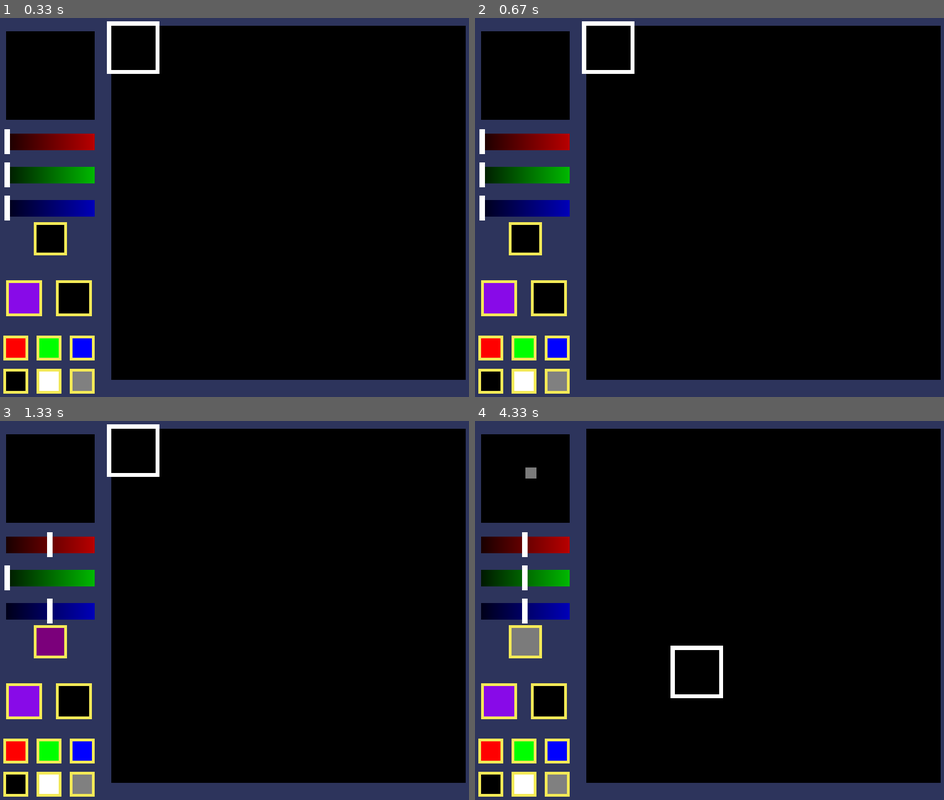
Above: before the commit, frames 1-4 (two rows, left to right).
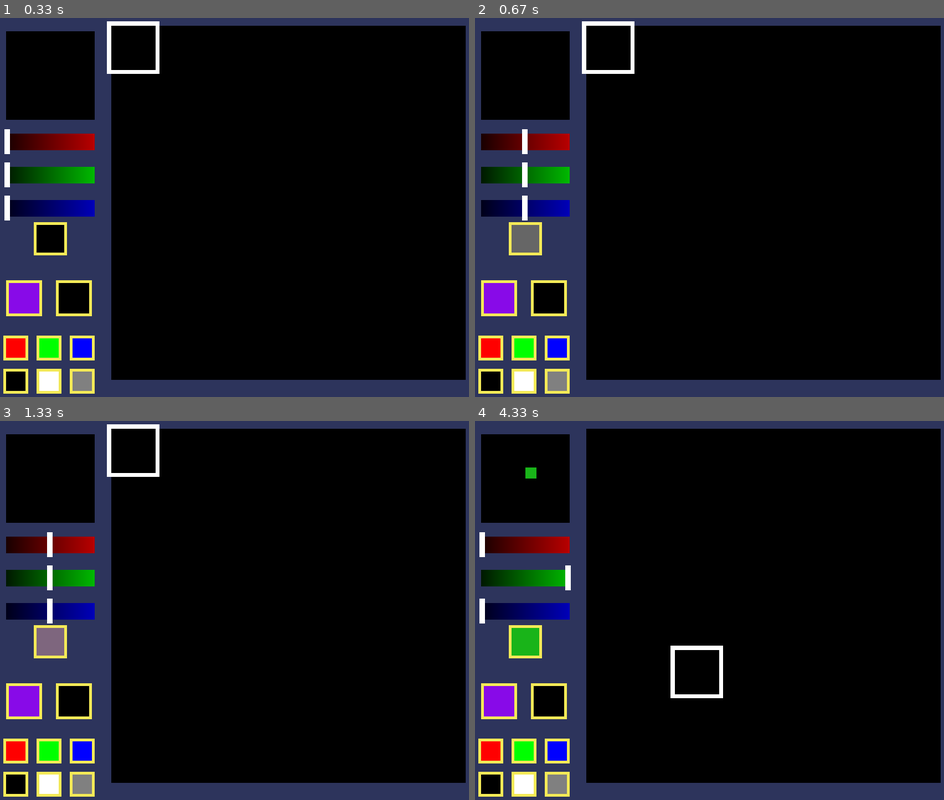
Above: after the commit, the same moments.

Repository: sharkenbear/pygame_projects
Game: pygame game, started from sprite_map_maker.py
Same seed, same stepped clock (60 frames per second), same inputs: the game is played once before the commit and once after it.
Inputs (mouse positions are in pixels of both pictures, inside the frame that each line leads up to):
- Up to frame 1 (0.33 s): no input
- Up to frame 2 (0.67 s): press the mouse at (554, 381) at 0.37 s; move the mouse to (559, 268) at 0.47 s; release the mouse at (564, 154) at 0.6 s
- Up to frame 3 (1.33 s): press the mouse at (46, 546) at 0.7 s; move the mouse to (93, 511) at 0.8 s; release the mouse at (145, 474) at 0.93 s; click (46, 610) at 1.05 s
- Up to frame 4 (4.33 s): click (489, 750) at 1.38 s; press the mouse at (554, 750) at 1.7 s; move the mouse to (568, 712) at 1.8 s; release the mouse at (578, 674) at 1.93 s; click (709, 667) at 2.05 s; press the mouse at (521, 576) at 2.37 s; move the mouse to (611, 523) at 2.47 s; release the mouse at (695, 470) at 2.6 s; press the mouse at (489, 784) at 2.7 s; move the mouse to (582, 716) at 2.8 s; release the mouse at (671, 652) at 2.93 s; click (521, 750) at 3.05 s; click (521, 784) at 3.38 s; press the mouse at (521, 750) at 3.7 s; move the mouse to (634, 629) at 3.8 s; release the mouse at (742, 504) at 3.93 s; press the mouse at (526, 477) at 4.03 s; move the mouse to (615, 580) at 4.13 s; release the mouse at (709, 682) at 4.27 s

Frame 1 is identical in both runs. In frame 2, 0.9% of the frame differs, in the area x 0-14%, y 29-62%; in frame 3, 0.6%; in frame 4, 1.0%, in the area x 0-21%, y 12-62%.

Commit message:
bug fixes

Diff:
--- a/sprite_map_maker.py
+++ b/sprite_map_maker.py
@@ -53,35 +53,56 @@
             grid[row][column] = pygame.Rect((row * grid_length + deepness, column * grid_length + 15, grid_length, grid_length))
     return grid
 
-def draw_colour_bar(slider_pos_red, slider_pos_green, slider_pos_blue, current_colour, mouse_pos, colour_change, screen):
+def draw_colour_bar(slider_pos_red, slider_pos_green, slider_pos_blue, current_colour, mouse_pos, slider_change, screen, colour_change):
     for row in range(25, 185):
         draw_rect(screen, row, 210, (row, 0, 0), 1, 30)
         draw_rect(screen, row, 270, (0, row, 0), 1, 30)
         draw_rect(screen, row, 330, (0, 0, row), 1, 30)
 
+    red_in = ()
+    green_in = ()
+    blue_in = ()
     # sets the slider bar to wherver you press on it and the colour to where it is on the bar
-    if colour_change != 0:
+    if colour_change != None:
+        slider_pos_red = colour_change[0]
+        slider_pos_green = colour_change[1]
+        slider_pos_blue = colour_change[2]
+
+        current_colour = (get_slider_colour(slider_pos_red, (0, 255, 25, 180)), get_slider_colour(slider_pos_green, (0, 255, 25, 180)), get_slider_colour(slider_pos_blue, (0, 255, 25, 180)))
+
+        red_in = 0, 255, 25, 180
+        green_in = 0, 255, 25, 180
+        blue_in = 0, 255, 25, 180
+    elif slider_change != 0:
         # red
-        if colour_change == 1:
+        if slider_change == 1:
             slider_pos_red = mouse_pos[0]
-            colour_red = get_slider_colour(slider_pos_red)
-            current_colour = (colour_red, current_colour[1], current_colour[2])
+            current_colour = (get_slider_colour(slider_pos_red, (25, 180, 0, 255)), current_colour[1], current_colour[2])
         # green
-        elif colour_change == 2:
+        elif slider_change == 2:
             slider_pos_green = mouse_pos[0]
-            colour_green = get_slider_colour(slider_pos_green)
-            current_colour = (current_colour[0], colour_green, current_colour[2])
+            current_colour = (current_colour[0], get_slider_colour(slider_pos_green, (25, 180, 0, 255)), current_colour[2])
         # blue
-        elif colour_change == 3:
+        elif slider_change == 3:
             slider_pos_blue = mouse_pos[0]
-            colour_blue = get_slider_colour(slider_pos_blue)
-            current_colour = (current_colour[0], current_colour[1], colour_blue)
+            current_colour = (current_colour[0], current_colour[1], get_slider_colour(slider_pos_blue, (25, 180, 0, 255)))
 
     draw_rect(screen, slider_pos_red - 3, 210 - 7.5, (255, 255, 255), 10, 45)
     draw_rect(screen, slider_pos_green - 3, 270 - 7.5, (255, 255, 255), 10, 45)
     draw_rect(screen, slider_pos_blue - 3, 330 - 7.5, (255, 255, 255), 10, 45)
 
-    return slider_pos_red, slider_pos_green, slider_pos_blue, current_colour
+    red_return = slider_pos_red
+    green_return = slider_pos_green
+    blue_return = slider_pos_blue
+
+    if red_in != ():
+        red_return = get_slider_colour(slider_pos_red, red_in)
+    if green_in != ():
+        green_return = get_slider_colour(slider_pos_green, green_in)
+    if blue_in != ():
+        blue_return = get_slider_colour(slider_pos_blue, blue_in)
+
+    return red_return, green_return, blue_return, current_colour
 
 def draw_brushes_and_set_colours(screen, screen_width, brush_png, bucket_png, tool_selected):
     brush_colour = (0, 0, 0)
@@ -136,9 +157,12 @@
     square = pygame.Rect((x, y, size_x, size_y))
     pygame.draw.rect(screen, colour, square)
 
-def get_slider_colour(original_colour):
-    new_colour = int((original_colour - 24) * 1.58)
-    return new_colour
+# def get_slider_colour(original_colour, changeing = False):
+def get_slider_colour(original_colour, in_tuple, anything = True):
+    in_min, in_max, out_min, out_max = in_tuple
+    if anything:
+        return (original_colour - in_min) * (out_max - out_min) // (in_max - in_min) + out_min
+    return original_colour
 
 # displays coloured text on the screen
 def type_msg(screen, font, x, y, text, colour):
@@ -170,8 +194,9 @@
         RECT_grid_full[0][0] = True
         rect_grid = get_grid_rects(RECT_grid_full, RECT_full_grid_length * 10, 215)
 
-        # which colour is currently selected to be changed
-        colour_change = NO_COLOUR
+        # which colour is currently selected to be changed and which colour it has been changed to
+        slider_change = NO_COLOUR
+        set_colour_change = None
 
         # width of the tiles in the side grid
 
@@ -186,6 +211,7 @@
     while running:
 
         mouse_pos = None
+        set_colour_change = None
 
         key = pygame.key.get_pressed()
 
@@ -220,42 +246,49 @@
 
                 # changes the colour in the colour bars
                 # red
-                elif (mouse_pos[0] >= 25 and mouse_pos[0] <= 185) and (mouse_pos[1] >= 210 and mouse_pos[1] <= 240):
-                    colour_change = RED_COLOUR
+                elif (mouse_pos[0] >= 25 and mouse_pos[0] <= 180) and (mouse_pos[1] >= 210 and mouse_pos[1] <= 240):
+                    slider_change = RED_COLOUR
                 # green
-                elif (mouse_pos[0] >= 25 and mouse_pos[0] <= 185) and (mouse_pos[1] >= 270 and mouse_pos[1] <= 300):
-                    colour_change = GREEN_COLOUR
+                elif (mouse_pos[0] >= 25 and mouse_pos[0] <= 180) and (mouse_pos[1] >= 270 and mouse_pos[1] <= 300):
+                    slider_change = GREEN_COLOUR
                 # blue
-                elif (mouse_pos[0] >= 25 and mouse_pos[0] <= 185) and (mouse_pos[1] >= 330 and mouse_pos[1] <= 360):
-                    colour_change = BLUE_COLOUR
+                elif (mouse_pos[0] >= 25 and mouse_pos[0] <= 180) and (mouse_pos[1] >= 330 and mouse_pos[1] <= 360):
+                    slider_change = BLUE_COLOUR
 
                 # changes the colour to one of the set colours if they are pressed
                 # red: 25x 580y to 60x 615y
                 elif (mouse_pos[0] >= 25 and mouse_pos[0] <= 60) and (mouse_pos[1] >= 580 and mouse_pos[1] <= 615):
-                    colour_change == RED
+                    current_colour = RED
+                    set_colour_change = current_colour
 
                 # green: 85x 580y to 110x 615y
                 elif (mouse_pos[0] >= 85 and mouse_pos[0] <= 110) and (mouse_pos[1] >= 580 and mouse_pos[1] <= 615):
-                    colour_change == GREEN
+                    current_colour = GREEN
+                    set_colour_change = current_colour
 
                 # blue: 145x 580y to 180x 615y
                 elif (mouse_pos[0] >= 145 and mouse_pos[0] <= 180) and (mouse_pos[1] >= 580 and mouse_pos[1] <= 615):
-                    colour_change == BLUE
+                    current_colour = BLUE
+                    set_colour_change = current_colour
 
                 # black: 25x 640y to 60x 675y
                 elif (mouse_pos[0] >= 25 and mouse_pos[0] <= 60) and (mouse_pos[1] >= 640 and mouse_pos[1] <= 675):
-                    colour_change == BLACK
+                    current_colour = BLACK
+                    set_colour_change = current_colour
 
                 # white: 85x 640y to 110x 675y
                 elif (mouse_pos[0] >= 85 and mouse_pos[0] <= 110) and (mouse_pos[1] >= 640 and mouse_pos[1] <= 675):
-                    colour_change == WHITE
+                    current_colour = WHITE
+                    set_colour_change = current_colour
 
                 # grey: 145x 640y to 180x 675y
                 elif (mouse_pos[0] >= 145 and mouse_pos[0] <= 180) and (mouse_pos[1] >= 640 and mouse_pos[1] <= 675):
-                    colour_change == GREY
+                    current_colour = GREY
+                    set_colour_change = current_colour
 
             if event.type == pygame.MOUSEBUTTONUP or mouse_pos[0] <= 25 or mouse_pos[0] >= 185:
-                colour_change = NO_COLOUR
+                print(mouse_pos[0])
+                slider_change = NO_COLOUR
 
         screen.fill((45, 52, 92))
 
@@ -269,7 +302,7 @@
         draw_rect(screen, 80, 375, current_colour, 50, 50)
 
         # draws the colour bars
-        slider_red_pos, slider_green_pos, slider_blue_pos, current_colour = draw_colour_bar(slider_red_pos, slider_green_pos, slider_blue_pos, current_colour, mouse_pos, colour_change, screen)
+        slider_red_pos, slider_green_pos, slider_blue_pos, current_colour = draw_colour_bar(slider_red_pos, slider_green_pos, slider_blue_pos, current_colour, mouse_pos, slider_change, screen, set_colour_change)
 
         # draws the main grid
         true_rectxy_tuple = display_full_grid(grid_full, full_grid_length * 10, 215, screen, 15)
